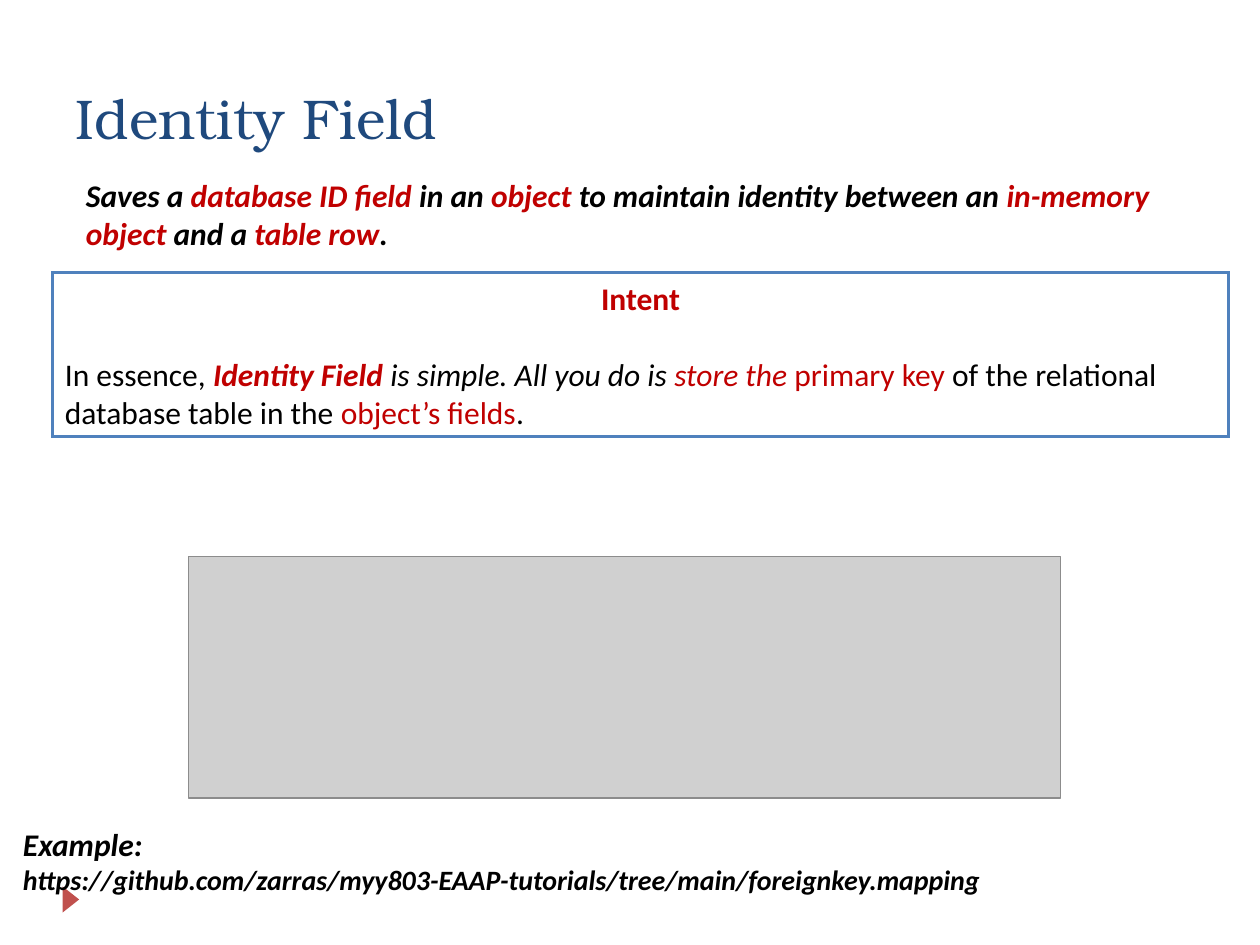
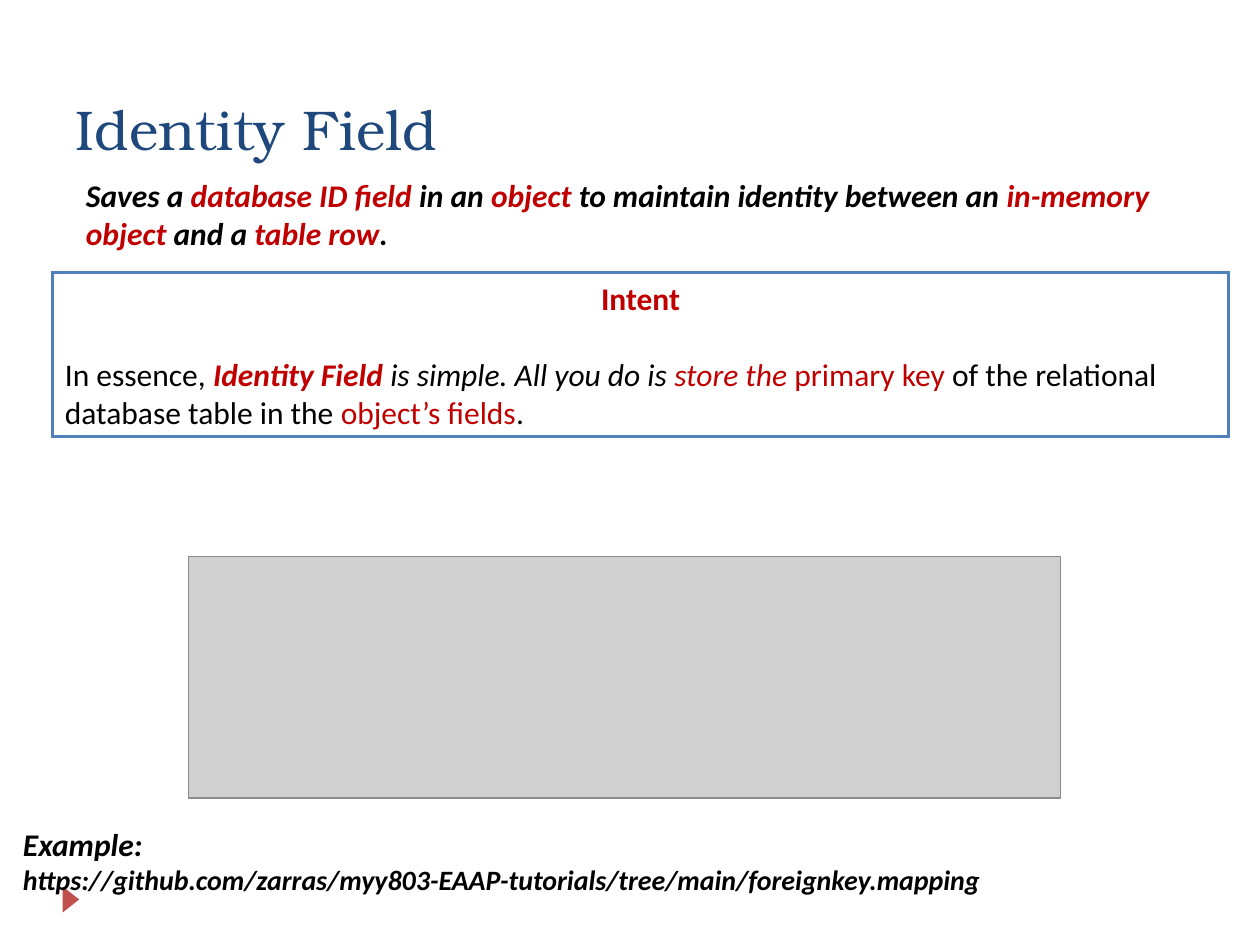
Before and after one commit to zarras/myy803-slides, a slide deck: slide 10 of SoftEng-Lab-JPA.ppt. Drawn at 1260x945 pixels with LibreOffice and Linux fonts; fonts in the diff are those of the drawing; grey boxes stand for pictures. Boxes give left, top, right and bottom in pixels: in the first picture for what was removed or moved away, otherwise in the second. Text is boxed around its words. In the diff, an @@ line names an element or a change of style, - is before the commit and + after.

```diff
--- a/SoftEng-Lab-JPA.ppt
+++ b/SoftEng-Lab-JPA.ppt
@@ title "Identity Field": place and size @@
-title "Identity Field" at [76, 99, 437, 153]
+title "Identity Field" at [76, 110, 437, 164]
```
Also in this commit, not shown: 7 other files.
